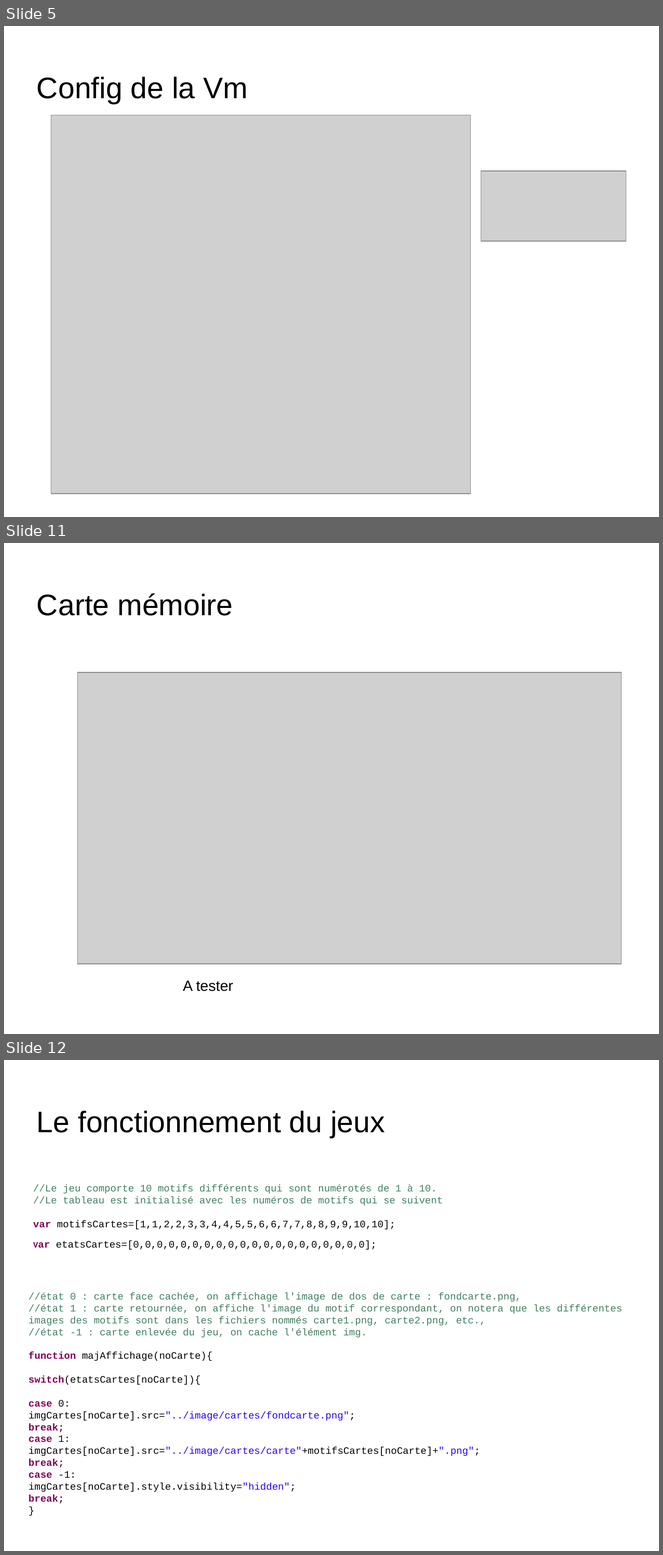
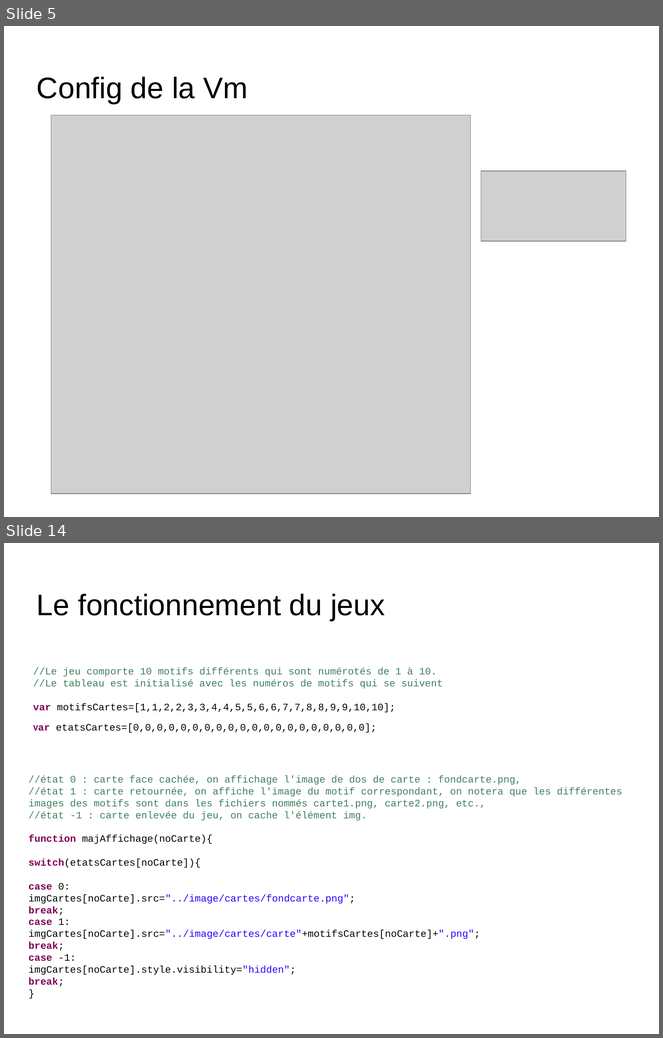
Before and after one commit to ClementM0512/Projet_Ortho, a slide deck: diapo karl Bourgault.odp. Shown one above the other, each under a label of ours: slides 5, 11 and 12 before the commit, slides 5 and 14 after it; the slides between them are not shown. The pictures are 663x1555 and 663x1038 pixels, drawn with LibreOffice and Linux fonts; fonts in the diff are those of the drawing; grey boxes stand for pictures; background and template pictures are left out. Boxes give left, top, right and bottom in pixels: in the first picture for what was removed or moved away, otherwise in the second. Text is boxed around its words. In the diff, an @@ line names an element or a change of style, - is before the commit and + after.

```diff
--- a/diapo karl Bourgault.odp
+++ b/diapo karl Bourgault.odp
@@ slide 11 removed at [4, 543, 659, 1034], background picture (left out) @@
@@ title removed at [37, 593, 233, 616] @@
-Carte mémoire
@@ picture removed at [78, 672, 622, 965] @@
@@ text removed at [183, 981, 233, 992] @@
-A tester
@@ what was slide 12 is now slide 14 @@
```
Also in this commit, not shown: 4 slides changed, 5 slides added, 3 other slides removed, 2 other files.
